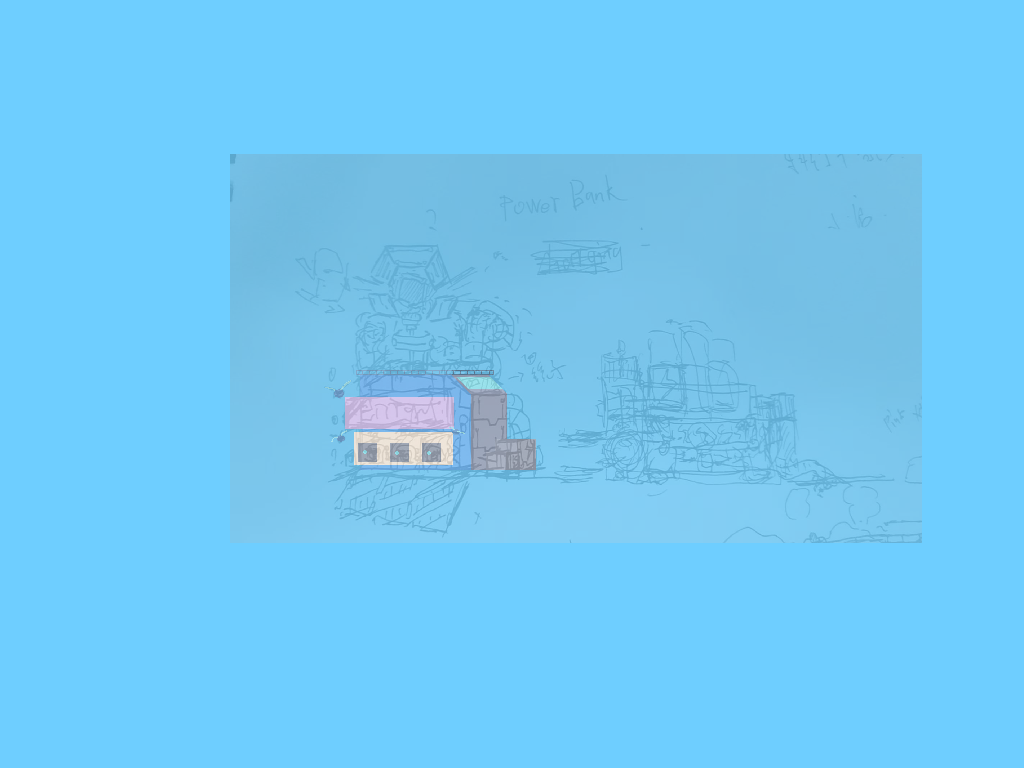
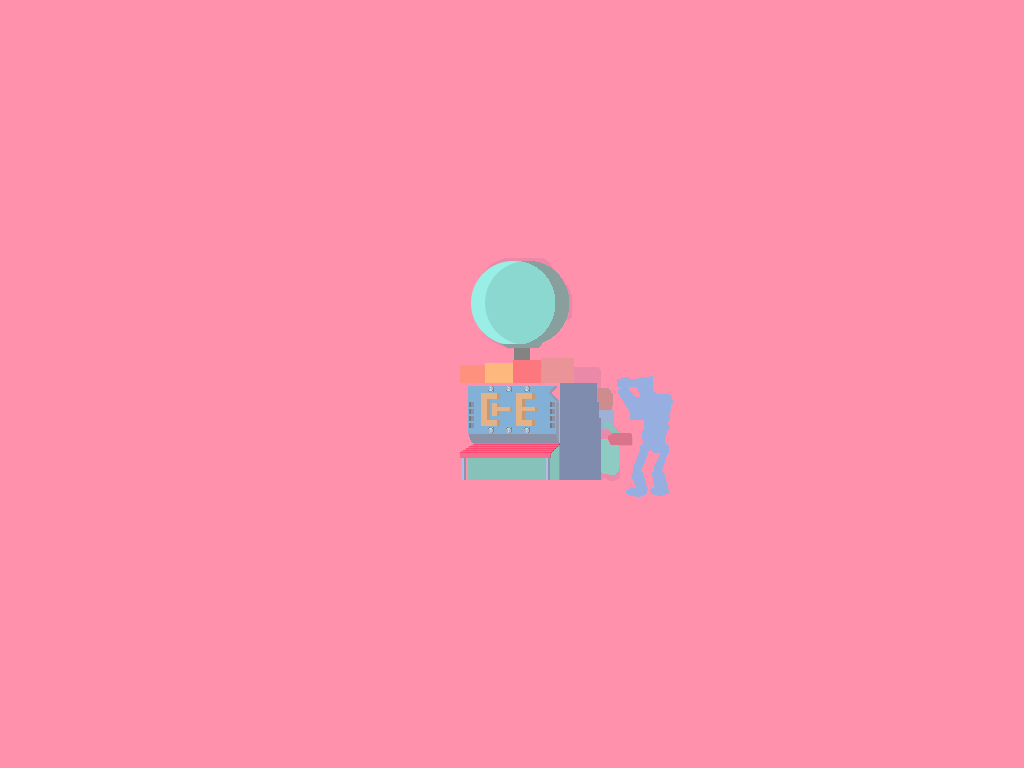
Revision of a layered 1024 x 768 image; what changed, layer by layer:
hid group "powerpank" (10 layers) over [0, 0, 1024, 768]
hid "图层 2" over [245, 150, 908, 523]
added layer "图层 26" in group "sugar" over [481, 393, 537, 426]
added layer "图层 27 拷贝 3" in group "sugar" over [488, 427, 530, 433]
added layer "图层 27 拷贝 2" in group "sugar" over [488, 386, 530, 392]
added layer "图层 27 拷贝 5" in group "sugar" over [469, 402, 555, 428]
added layer "图层 25" in group "sugar" over [460, 258, 674, 497]
hid group "right" (4 layers) over [559, 383, 632, 480]
hid group "left" (3 layers) over [460, 358, 574, 480]
hid group "top" (5 layers) over [471, 261, 569, 360]
hid "图层 3" over [458, 258, 674, 497]
